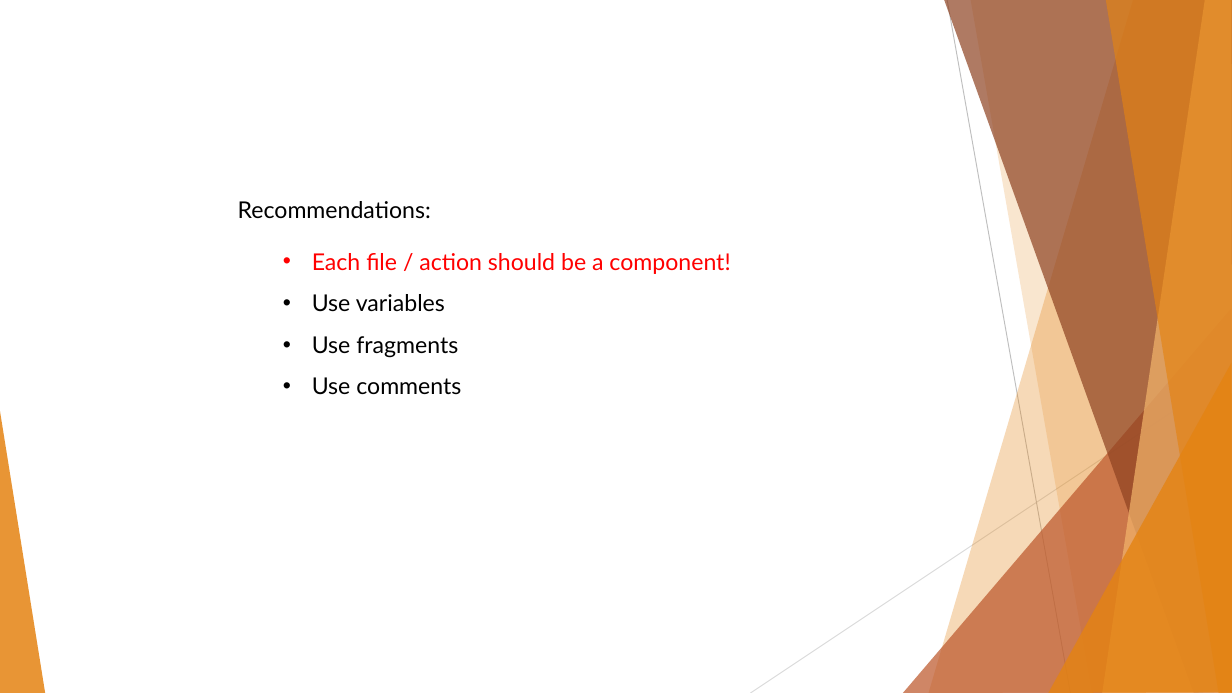
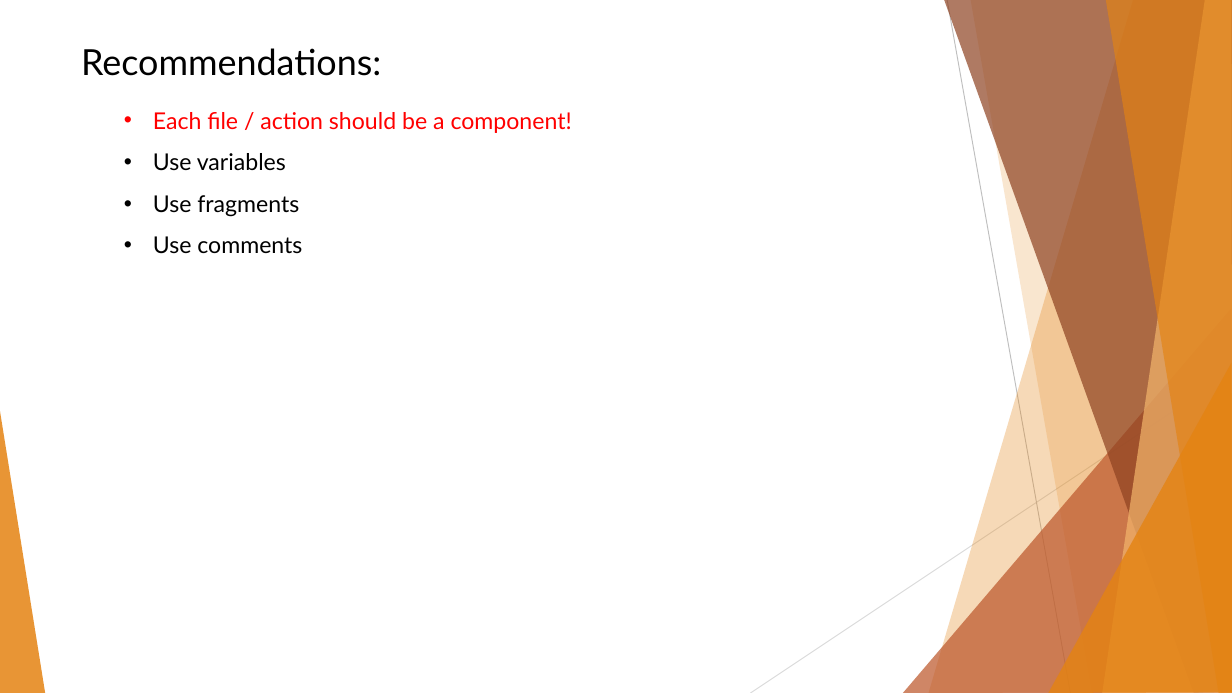
Before and after one commit to BinaryStudioAcademy/WixGettingStartedCourse, a slide deck: slide 10 of Part 1/WiX Part 1.pptx (slide 9 before the commit). Drawn at 1232x693 pixels with LibreOffice and Linux fonts; fonts in the diff are those of the drawing. Boxes give left, top, right and bottom in pixels: in the first picture for what was removed or moved away, otherwise in the second. Text is boxed around its words. In the diff, an @@ line names an element or a change of style, - is before the commit and + after.

```diff
--- a/Part 1/WiX Part 1.pptx
+++ b/Part 1/WiX Part 1.pptx
@@ text "Recommendations:": place and size @@
-text "Recommendations:" at [238,201,431,219]
+text "Recommendations:" at [81,48,381,76]
@@ text "Recommendations:" at [81,48,381,76]: size 18 to 28 pt @@
@@ text "Each file / action should ...": place and size @@
-text "Each file / action should ..." at [312,253,730,395]
+text "Each file / action should ..." at [153,112,572,254]
```
Also in this commit, not shown: 3 other slides changed, 3 slides added, 5 other files.
